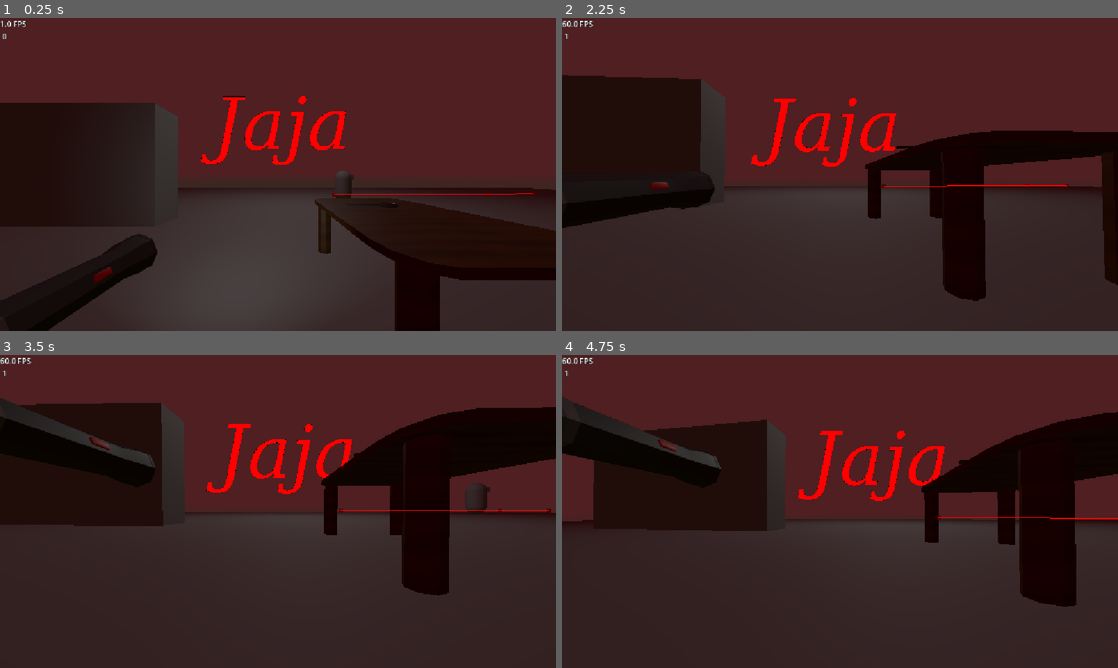
Above: before the commit, frames 1-4 (two rows, left to right).
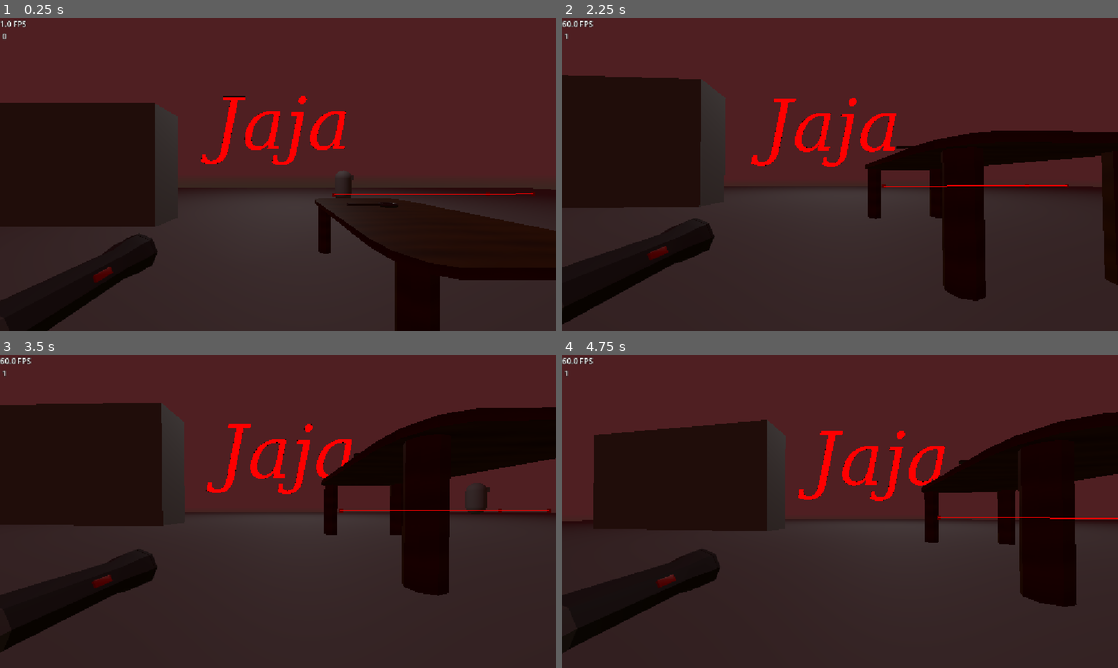
Above: after the commit, the same moments.

Repository: Delleat/gany
Game: Godot game, scene res://scenes/tet.tscn
The game is run twice, just before and just after one commit, with the same random seed, the same clock (stepped at 60 frames per second) and the same inputs.
Inputs (mouse positions are in pixels of both pictures, inside the frame that each line leads up to):
- Up to frame 1 (0.25 s): no input
- Up to frame 2 (2.25 s): tap Enter at 0.5 s; move the mouse to (867, 174) at 0.52 s; hold Space (jaja_jup) from 0.53 s (still down); tap F (fleshlight) at 0.6 s; move the mouse to (812, 174) at 1.27 s; tap E (interact) at 1.35 s; move the mouse to (851, 168) at 2.02 s; tap C (jaja badzo w du) at 2.1 s
- Up to frame 3 (3.5 s): keep holding Space (jaja_jup); move the mouse to (272, 517) at 2.77 s; tap Shift (jaja w barco pszut) at 2.85 s
- Up to frame 4 (4.75 s): keep holding Space (jaja_jup); move the mouse to (878, 514) at 3.52 s; tap S (jaja w du) at 3.6 s; move the mouse to (795, 508) at 4.27 s; tap A (jaja w lewo) at 4.35 s

The runs differ from the first frame. In frame 1, 0.4% of the frame differs, in the area x 26-59%, y 40-74%; in frame 2, 4.5%; in frame 3, 4.6%; in frame 4, 5.5%, in the area x 0-29%, y 13-96%.

Commit message:
fleshlight more realistic light still shit

Diff:
--- a/scenes/player.tscn
+++ b/scenes/player.tscn
@@ -47,9 +47,11 @@
 light_color = Color(0.8666667, 0.92156863, 0.92156863, 1)
 light_energy = 2.0
 light_indirect_energy = 1.2
-spot_range = 15.0
-spot_attenuation = 1.2
-spot_angle = 50.0
+light_volumetric_fog_energy = 12.356
+shadow_enabled = true
+spot_range = 25.0
+spot_attenuation = 2.0
+spot_angle = 25.0
 spot_angle_attenuation = 2.0
 
 [node name="CameraPivot" type="Node3D" parent="." unique_id=964653165]
--- a/scenes/tet.tscn
+++ b/scenes/tet.tscn
@@ -43,6 +43,7 @@
 sky = SubResource("Sky_y8tpg")
 ambient_light_source = 3
 reflected_light_source = 2
+volumetric_fog_enabled = true
 
 [sub_resource type="Shader" id="Shader_mkbf0"]
 code = "shader_type spatial;
@@ -138,6 +139,12 @@
 highlight_shader = SubResource("ShaderMaterial_3c2gk")
 camera_smoothing = false
 
+[node name="SpotLight3D" parent="Player/ItemPivot/Fleshlight" parent_id_path=PackedInt32Array(387199245, 1241299602) index="0" unique_id=1933323465]
+transform = Transform3D(-6.244484e-07, -1.248897e-06, -14.285715, -2.7295503e-14, 14.285716, -1.2488969e-06, 14.285714, -2.7295513e-14, -6.2444843e-07, 5.456585, 1.9073486e-06, 0)
+shadow_enabled = false
+spot_angle = 24.3
+spot_angle_attenuation = 3.138357
+
 [node name="Enemies" type="Node3D" parent="." unique_id=1047872253]
 
 [node name="Gany" parent="Enemies" unique_id=252602011 instance=ExtResource("4_mkbf0")]
@@ -242,3 +249,5 @@
 spot_range = 26.949453
 spot_attenuation = 0.26
 spot_angle = 61.513813
+
+[editable path="Player"]
--- a/scripts/player.gd
+++ b/scripts/player.gd
@@ -138,7 +138,6 @@
 	var item_target_y = -0.3 if is_crouching else 0.7
 	item_pivot.position.y = lerp(item_pivot.position.y, item_target_y, delta * 10.0)
 
-	item_pivot.position.y = 0.15 if is_crouching else 0.7
 	coll.position.y = -0.493 if is_crouching else 0.0
 	coll.shape.height = 1.014 if is_crouching else 2.0
 	pivot.position.y = lerp(pivot.position.y, target_y, delta * 10.0)
